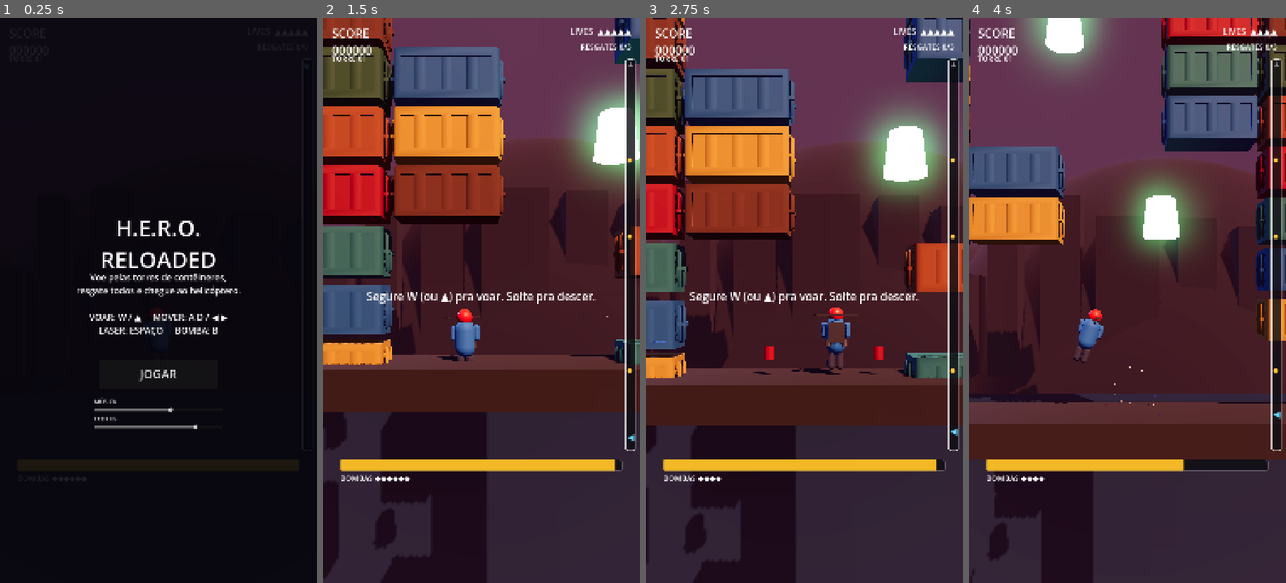
Above: before the commit, frames 1-4 (left to right).
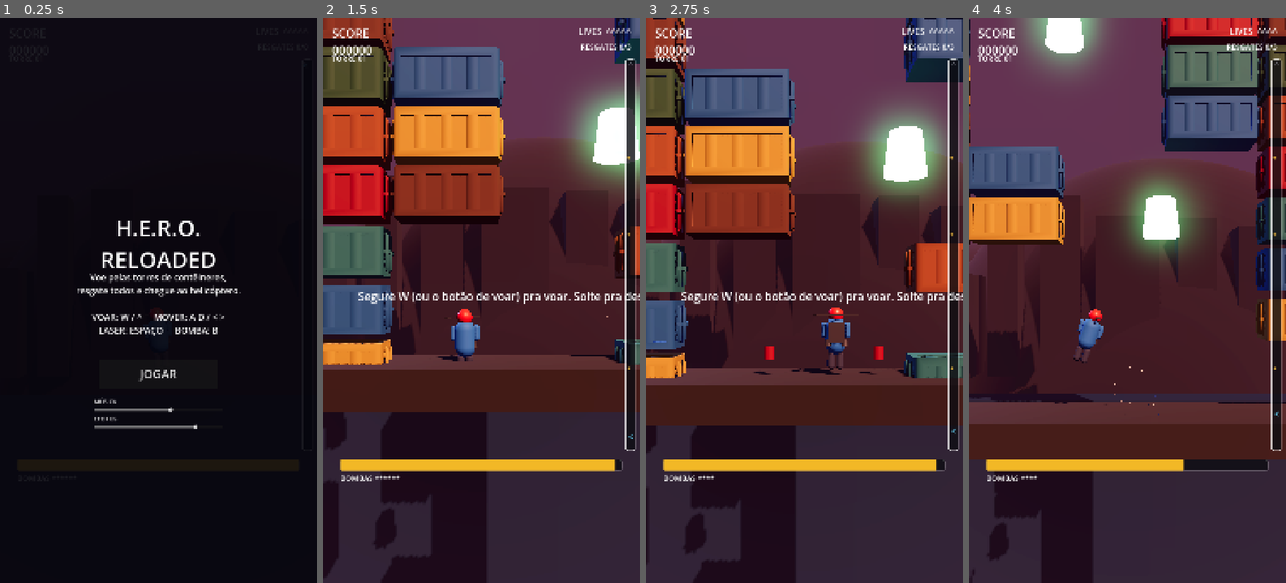
Above: after the commit, the same moments.

Repository: FabriciooPoke/hero-godot
Game: Godot game, scene res://scenes/Main.tscn
Same seed, same stepped clock (60 frames per second), same inputs: the game is played once before the commit and once after it.
Inputs (mouse positions are in pixels of both pictures, inside the frame that each line leads up to):
- Up to frame 1 (0.25 s): no input
- Up to frame 2 (1.5 s): click "JOGAR" at 0.5 s; tap Enter at 1.25 s; move the mouse to (551, 272) at 1.27 s; hold D (mover_direita) from 1.28 s (still down); tap Space (atirar) at 1.35 s; click (551, 272) at 1.42 s
- Up to frame 3 (2.75 s): tap B (bomba) at 1.55, 2.1 s; move the mouse to (741, 328) at 2.02 s; release D (mover_direita) at 2.03 s; hold A (mover_esquerda) from 2.03 s (still down); click (741, 328) at 2.17 s; tap W (propulsar) at 2.3 s
- Up to frame 4 (4 s): move the mouse to (1159, 176) at 2.77 s; release A (mover_esquerda) at 2.78 s; hold W (propulsar) 2.78-3.53 s; hold D (mover_direita) from 2.78 s (still down); click (1159, 176) at 2.92 s; tap Space (atirar) at 3.05, 3.6 s; move the mouse to (1111, 413) at 3.52 s; click (1111, 413) at 3.67 s; tap B (bomba) at 3.8 s

The runs differ from the first frame. In frame 1, 0.4% of the frame differs, in the area x 28-72%, y 52-54%; in frame 2, 1.3%, in the area x 11-100%, y 1-82%; in frame 3, 1.2%; in frame 4, 0.3%.

Commit message:
Implementa controles touch funcionais pra celular
Os TouchScreenButton antigos não tinham textura nem shape definidos —
ou seja, eram invisíveis e não recebiam toque nenhum, mesmo já
existindo no HUD. Substituídos por um BotaoTouch.gd customizado:
círculo desenhado em código com ícone vetorial (sem depender de
textura externa), ancorado nos cantos da tela (não em pixel fixo) pra
funcionar em qualquer proporção de tela, e que aciona
Input.action_press/release na ação correspondente.

De quebra, corrigido um bug relacionado: os símbolos ▲ ◀ ▶ ◆ ● usados
no HUD (vidas, bombas, marcadores da barra de altura) renderizavam
como "tofu" (quadrado vazio) no export Web — a fonte embutida do
export não inclui esses blocos Unicode, só no app nativo com fallback
do sistema. Trocados por caracteres ASCII seguros (^ < > *).

Também trocada a detecção de "mostrar controles touch" de
OS.has_feature("web") (aparecia até em desktop via navegador) pra
DisplayServer.is_touchscreen_available() (só em tela de toque de
verdade).

Testado com emulação de toque real (viewport 375×812 + touch points)
rodando o build Web exportado: os 5 botões respondem e movem o
personagem corretamente, sem erros no console.

Co-Authored-By: Claude Sonnet 5 <noreply@anthropic.com>

Diff:
--- a/scenes/HUD.tscn
+++ b/scenes/HUD.tscn
@@ -2,6 +2,7 @@
 
 [ext_resource type="Script" path="res://scripts/HUD.gd" id="1"]
 [ext_resource type="Script" path="res://scripts/BarraAltura.gd" id="2"]
+[ext_resource type="Script" path="res://scripts/BotaoTouch.gd" id="3"]
 
 [sub_resource type="StyleBoxFlat" id="estilo_fundo_barra"]
 bg_color = Color(0.05, 0.05, 0.07, 0.8)
@@ -65,7 +66,7 @@
 offset_bottom = 70.0
 horizontal_alignment = 2
 theme_override_font_sizes/font_size = 30
-text = "LIVES  ▲▲▲▲▲"
+text = "LIVES  ^^^^^"
 
 [node name="Resgates" type="Label" parent="Topo"]
 anchors_preset = 1
@@ -100,13 +101,13 @@
 
 [node name="Jogador" type="Label" parent="BarraAltura"]
 theme_override_font_sizes/font_size = 30
-text = "◀"
+text = "<"
 modulate = Color(0.4, 0.85, 1, 1)
 mouse_filter = 2
 
 [node name="Helicoptero" type="Label" parent="BarraAltura"]
 theme_override_font_sizes/font_size = 22
-text = "▲"
+text = "^"
 modulate = Color(0.55, 0.55, 0.6, 1)
 mouse_filter = 2
 
@@ -138,29 +139,78 @@
 offset_right = 600.0
 offset_bottom = 94.0
 theme_override_font_sizes/font_size = 26
-text = "BOMBAS ◆◆◆◆◆◆"
-
-[node name="Controles" type="Node2D" parent="."]
-
-[node name="Esquerda" type="TouchScreenButton" parent="Controles"]
-position = Vector2(90, 1560)
-action = "mover_esquerda"
-
-[node name="Direita" type="TouchScreenButton" parent="Controles"]
-position = Vector2(330, 1560)
-action = "mover_direita"
-
-[node name="Voar" type="TouchScreenButton" parent="Controles"]
-position = Vector2(210, 1400)
-action = "propulsar"
-
-[node name="Atirar" type="TouchScreenButton" parent="Controles"]
-position = Vector2(790, 1440)
-action = "atirar"
-
-[node name="Bomba" type="TouchScreenButton" parent="Controles"]
-position = Vector2(820, 1640)
-action = "bomba"
+text = "BOMBAS ******"
+
+[node name="Controles" type="Control" parent="."]
+anchors_preset = 15
+anchor_right = 1.0
+anchor_bottom = 1.0
+mouse_filter = 2
+
+[node name="Esquerda" type="Control" parent="Controles"]
+anchor_top = 1.0
+anchor_bottom = 1.0
+offset_left = 40.0
+offset_top = -210.0
+offset_right = 190.0
+offset_bottom = -60.0
+script = ExtResource("3")
+acao = "mover_esquerda"
+icone = "esquerda"
+raio = 75.0
+
+[node name="Direita" type="Control" parent="Controles"]
+anchor_top = 1.0
+anchor_bottom = 1.0
+offset_left = 210.0
+offset_top = -210.0
+offset_right = 360.0
+offset_bottom = -60.0
+script = ExtResource("3")
+acao = "mover_direita"
+icone = "direita"
+raio = 75.0
+
+[node name="Voar" type="Control" parent="Controles"]
+anchor_top = 1.0
+anchor_bottom = 1.0
+offset_left = 115.0
+offset_top = -410.0
+offset_right = 285.0
+offset_bottom = -240.0
+script = ExtResource("3")
+acao = "propulsar"
+icone = "cima"
+raio = 85.0
+
+[node name="Atirar" type="Control" parent="Controles"]
+anchor_left = 1.0
+anchor_top = 1.0
+anchor_right = 1.0
+anchor_bottom = 1.0
+offset_left = -240.0
+offset_top = -250.0
+offset_right = -50.0
+offset_bottom = -60.0
+script = ExtResource("3")
+acao = "atirar"
+rotulo = "TIRO"
+raio = 95.0
+tamanho_fonte = 34
+
+[node name="Bomba" type="Control" parent="Controles"]
+anchor_left = 1.0
+anchor_top = 1.0
+anchor_right = 1.0
+anchor_bottom = 1.0
+offset_left = -330.0
+offset_top = -400.0
+offset_right = -190.0
+offset_bottom = -260.0
+script = ExtResource("3")
+acao = "bomba"
+icone = "diamante"
+raio = 70.0
 
 [node name="FlashDano" type="ColorRect" parent="."]
 anchors_preset = 15
@@ -225,7 +275,7 @@
 text = "Voe pelas torres de contêineres,
 resgate todos e chegue ao helicóptero.
 
-VOAR: W / ▲     MOVER: A D / ◀ ▶
+VOAR: W / ^     MOVER: A D / < >
 LASER: ESPAÇO     BOMBA: B"
 
 [node name="BotaoJogar" type="Button" parent="PainelMenu"]
--- a/scripts/BarraAltura.gd
+++ b/scripts/BarraAltura.gd
@@ -25,7 +25,7 @@
 
 	for f in fracoes:
 		var m := Label.new()
-		m.text = "●"
+		m.text = "*"
 		m.add_theme_font_size_override("font_size", 20)
 		m.modulate = Color(1, 0.78, 0.25)
 		m.mouse_filter = MOUSE_FILTER_IGNORE
--- /dev/null
+++ b/scripts/BotaoTouch.gd
@@ -0,0 +1,87 @@
+extends Control
+## Botão touch redondo desenhado em código (sem depender de textura externa)
+## — no toque, dispara Input.action_press/release na ação configurada, como
+## se fosse um botão físico do teclado. Funciona com toque e com mouse (pra
+## testar direto no navegador desktop também).
+
+@export var acao: String = ""
+## Ícone vetorial (não depende de fonte — evita "tofu" no export Web, que
+## não empacota os símbolos ▲◀▶◆ do editor): "cima", "esquerda", "direita"
+## ou "diamante". Deixe vazio e use `rotulo` pra texto normal (ex.: "TIRO").
+@export var icone: String = ""
+@export var rotulo: String = ""
+@export var raio: float = 80.0
+@export var tamanho_fonte: int = 48
+
+var _pressionado: bool = false
+var _dedo: int = -1
+
+
+func _ready() -> void:
+	mouse_filter = Control.MOUSE_FILTER_STOP
+
+
+func _draw() -> void:
+	var centro: Vector2 = size * 0.5
+	var cor_fundo: Color = Color(1, 1, 1, 0.38) if _pressionado else Color(1, 1, 1, 0.2)
+	draw_circle(centro, raio, cor_fundo)
+	draw_arc(centro, raio, 0.0, TAU, 48, Color(1, 1, 1, 0.55), 3.0, true)
+	if icone != "":
+		_desenhar_icone(centro)
+	elif rotulo != "":
+		var fonte: Font = ThemeDB.fallback_font
+		var tam: Vector2 = fonte.get_string_size(rotulo, HORIZONTAL_ALIGNMENT_CENTER, -1, tamanho_fonte)
+		draw_string(fonte, centro - tam * 0.5 + Vector2(0, tam.y * 0.35), rotulo, HORIZONTAL_ALIGNMENT_CENTER, -1, tamanho_fonte, Color(1, 1, 1, 0.92))
+
+
+func _desenhar_icone(centro: Vector2) -> void:
+	var t: float = raio * 0.42
+	var cor := Color(1, 1, 1, 0.92)
+	match icone:
+		"cima":
+			draw_colored_polygon(PackedVector2Array([centro + Vector2(0, -t), centro + Vector2(-t, t * 0.8), centro + Vector2(t, t * 0.8)]), cor)
+		"esquerda":
+			draw_colored_polygon(PackedVector2Array([centro + Vector2(-t, 0), centro + Vector2(t * 0.8, -t), centro + Vector2(t * 0.8, t)]), cor)
+		"direita":
+			draw_colored_polygon(PackedVector2Array([centro + Vector2(t, 0), centro + Vector2(-t * 0.8, -t), centro + Vector2(-t * 0.8, t)]), cor)
+		"diamante":
+			draw_colored_polygon(PackedVector2Array([centro + Vector2(0, -t), centro + Vector2(t, 0), centro + Vector2(0, t), centro + Vector2(-t, 0)]), cor)
+
+
+func _gui_input(event: InputEvent) -> void:
+	if event is InputEventScreenTouch:
+		var toque := event as InputEventScreenTouch
+		if toque.pressed and _dedo == -1:
+			_dedo = toque.index
+			_pressionar()
+		elif not toque.pressed and toque.index == _dedo:
+			_dedo = -1
+			_soltar()
+	elif event is InputEventMouseButton and event.button_index == MOUSE_BUTTON_LEFT:
+		if event.pressed:
+			_pressionar()
+		else:
+			_soltar()
+
+
+func _pressionar() -> void:
+	if _pressionado:
+		return
+	_pressionado = true
+	Input.action_press(acao)
+	queue_redraw()
+
+
+func _soltar() -> void:
+	if not _pressionado:
+		return
+	_pressionado = false
+	Input.action_release(acao)
+	queue_redraw()
+
+
+## Se o dedo/mouse sair da área sem soltar, garante que a ação não fique
+## "presa" ligada pro resto da partida.
+func _notification(what: int) -> void:
+	if what == NOTIFICATION_MOUSE_EXIT and _pressionado and _dedo == -1:
+		_soltar()
--- a/scripts/HUD.gd
+++ b/scripts/HUD.gd
@@ -22,13 +22,6 @@
 @onready var slider_musica_pausa: HSlider = $PainelPausa/Volumes/SliderMusica
 @onready var slider_efeitos_pausa: HSlider = $PainelPausa/Volumes/SliderEfeitos
 
-# Botões touch — cada um só liga/desliga a ação correspondente
-@onready var btn_esq: TouchScreenButton = $Controles/Esquerda
-@onready var btn_dir: TouchScreenButton = $Controles/Direita
-@onready var btn_voar: TouchScreenButton = $Controles/Voar
-@onready var btn_atirar: TouchScreenButton = $Controles/Atirar
-@onready var btn_bomba: TouchScreenButton = $Controles/Bomba
-
 
 func _ready() -> void:
 	painel_fim.visible = false
@@ -37,8 +30,9 @@
 	$PainelMenu/BotaoJogar.pressed.connect(func(): jogar_pressionado.emit())
 	$PainelPausa/BotaoContinuar.pressed.connect(func(): pausar_alternado.emit())
 	$PainelPausa/BotaoMenu.pressed.connect(func(): sair_para_menu_pressionado.emit())
-	# No desktop os controles touch atrapalham a visão
-	$Controles.visible = OS.has_feature("mobile") or OS.has_feature("web")
+	# Só mostra os botões touch em quem realmente tem tela sensível ao toque —
+	# no desktop (mesmo via navegador) eles só atrapalhariam a visão.
+	$Controles.visible = OS.has_feature("mobile") or DisplayServer.is_touchscreen_available()
 
 	for slider in [slider_musica, slider_musica_pausa]:
 		slider.value = AudioManager.volume_musica()
@@ -70,7 +64,7 @@
 	lbl_nivel.text = "TORRE %02d" % v
 
 func atualizar_vidas(v: int) -> void:
-	lbl_vidas.text = "LIVES  " + "▲".repeat(maxi(0, v))
+	lbl_vidas.text = "LIVES  " + "^".repeat(maxi(0, v))
 
 func atualizar_resgates(feitos: int, total: int) -> void:
 	lbl_resgates.text = "RESGATES %d/%d" % [feitos, total]
@@ -82,7 +76,7 @@
 		estilo.bg_color = Color(0.9, 0.2, 0.15) if v < 25.0 else Color(0.95, 0.72, 0.15)
 
 func atualizar_bombas(v: int) -> void:
-	lbl_bombas.text = "BOMBAS " + "◆".repeat(maxi(0, v))
+	lbl_bombas.text = "BOMBAS " + "*".repeat(maxi(0, v))
 
 
 func configurar_barra_altura(fracoes_resgates: Array) -> void:
--- a/scripts/Main.gd
+++ b/scripts/Main.gd
@@ -104,7 +104,7 @@
 ## Sequência de dicas só na primeira fase — a dificuldade suavizada dá tempo
 ## de sobra pra ler cada uma sem morrer.
 func _tutorial_fase1() -> void:
-	hud.mostrar_aviso("Segure W (ou ▲) pra voar. Solte pra descer.")
+	hud.mostrar_aviso("Segure W (ou o botão de voar) pra voar. Solte pra descer.")
 	await get_tree().create_timer(3.2, false).timeout
 	if estado != Estado.JOGANDO:
 		return
Not shown, added: scripts/BotaoTouch.gd.uid
Not shown, changed: build/web/index.html
Not shown, changed: build/web/index.pck
